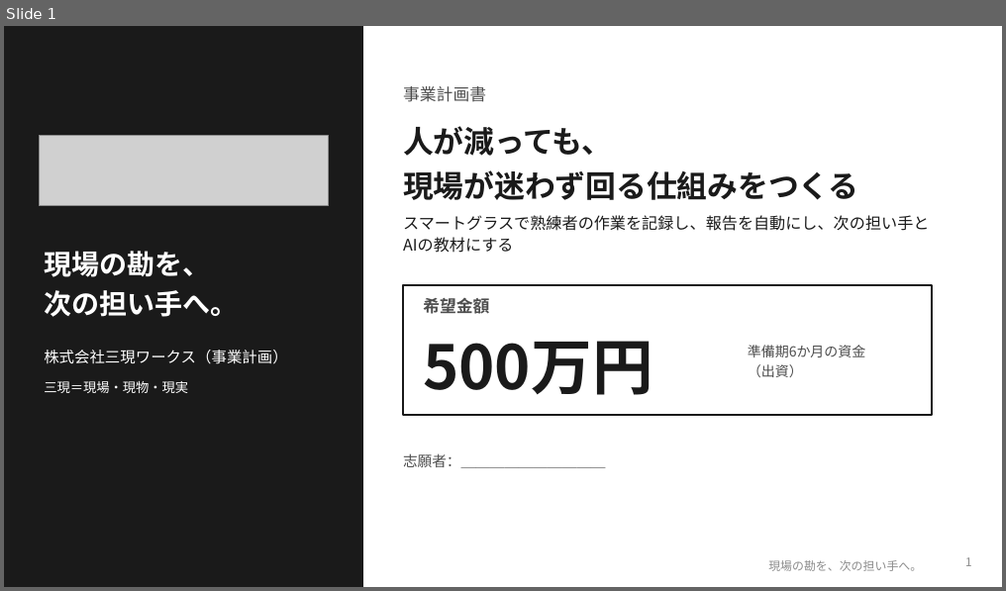
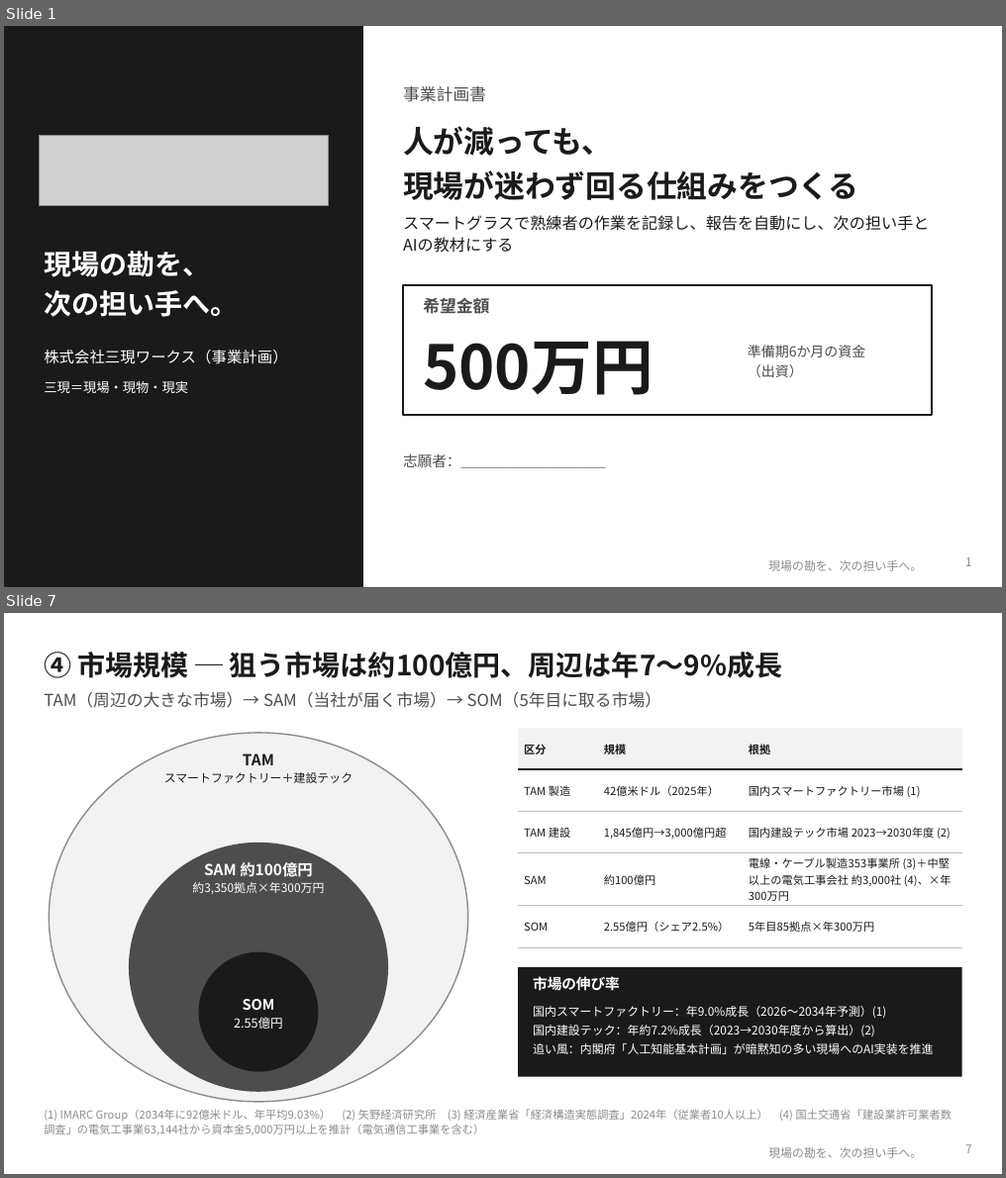
Before and after one commit to SEITOSHIKI/-ai-commute-audio-, a slide deck: deck/令和の虎_事業計画書_三現ワークス.pptx. Shown one above the other, each under a label of ours: slide 1 before the commit, slides 1 and 7 after it; the slides between them are not shown. The pictures are 1006x591 and 1006x1178 pixels, drawn with LibreOffice and Linux fonts; fonts in the diff are those of the drawing; grey boxes stand for pictures; background and template pictures are left out. Boxes give left, top, right and bottom in pixels: in the first picture for what was removed or moved away, otherwise in the second. Text is boxed around its words. In the diff, an @@ line names an element or a change of style, - is before the commit and + after.

```diff
--- a/deck/令和の虎_事業計画書_三現ワークス.pptx
+++ b/deck/令和の虎_事業計画書_三現ワークス.pptx
@@ slide 7 added at (x1=4, y1=613, x2=1002, y2=1174), background #FFFFFF; not listed: 1 template element that a slide beside it also shows @@
@@ text added at (x1=44, y1=652, x2=783, y2=678), 20 pt, text #1A1A1A, bold @@
+④ 市場規模 ─ 狙う市場は約100億円、周辺は年7〜9%成長
@@ text added at (x1=44, y1=692, x2=662, y2=708), 12 pt, text #4D4D4D @@
+TAM（周辺の大きな市場）→ SAM（当社が届く市場）→ SOM（5年目に取る市場）
@@ table added at (x1=518, y1=728, x2=962, y2=936), 5 rows, 3 columns @@
+区分 | 規模 | 根拠
+TAM 製造 | 42億米ドル（2025年） | 国内スマートファクトリー市場 (1)
+TAM 建設 | 1,845億円→3,000億円超 | 国内建設テック市場 2023→2030年度 (2)
+SAM | 約100億円 | 電線・ケーブル製造353事業所 (3)＋中堅以上の電気工事会社 約3,000社 (4)、×年300万円
+SOM | 2.55億円（シェア2.5%） | 5年目85拠点×年300万円
@@ ellipse added at (x1=49, y1=733, x2=468, y2=1102), fill #F2F2F2, outline #8C8C8C 1 pt @@
@@ text added at (x1=164, y1=754, x2=352, y2=783), 8.5 pt, text #1A1A1A @@
+TAM
+スマートファクトリー＋建設テック
@@ ellipse added at (x1=129, y1=843, x2=388, y2=1092), fill #4D4D4D @@
@@ text added at (x1=192, y1=862, x2=324, y2=894), 8.5 pt, text #FFFFFF @@
+SAM 約100億円
+約3,350拠点×年300万円
@@ ellipse added at (x1=199, y1=953, x2=319, y2=1072), fill #1A1A1A @@
@@ rectangle added at (x1=518, y1=967, x2=962, y2=1077), fill #1A1A1A @@
@@ text added at (x1=533, y1=976, x2=620, y2=991), 10.5 pt, text #FFFFFF, bold @@
+市場の伸び率
@@ text added at (x1=234, y1=999, x2=283, y2=1029), 9 pt, text #FFFFFF @@
+SOM
+2.55億円
@@ text added at (x1=533, y1=1006, x2=933, y2=1055), 8.5 pt, text #FFFFFF @@
+国内スマートファクトリー：年9.0%成長（2026〜2034年予測）(1)
+国内建設テック：年約7.2%成長（2023→2030年度から算出）(2)
+追い風：内閣府「人工知能基本計画」が暗黙知の多い現場へのAI実装を推進
@@ text added at (x1=44, y1=1109, x2=768, y2=1136), 8 pt, text #8C8C8C @@
+(1) IMARC Group（2034年に92億米ドル、年平均9.03%） (2) 矢野経済研究所 (3) 経済産業省「経済構造実態調査」2024年（従業者10人以上） (4) 国土交通省「建設業許可業者数調査」の電気工事業63,144社から資本金5,000万円以上を推計（電気通信工事業を含む）
@@ page number added at (x1=965, y1=1145, x2=972, y2=1154), 8.5 pt, text #8C8C8C @@
+7
```
Also in this commit, not shown: 5 slides changed, 5 other slides added, 3 slides removed, 4 other files.
